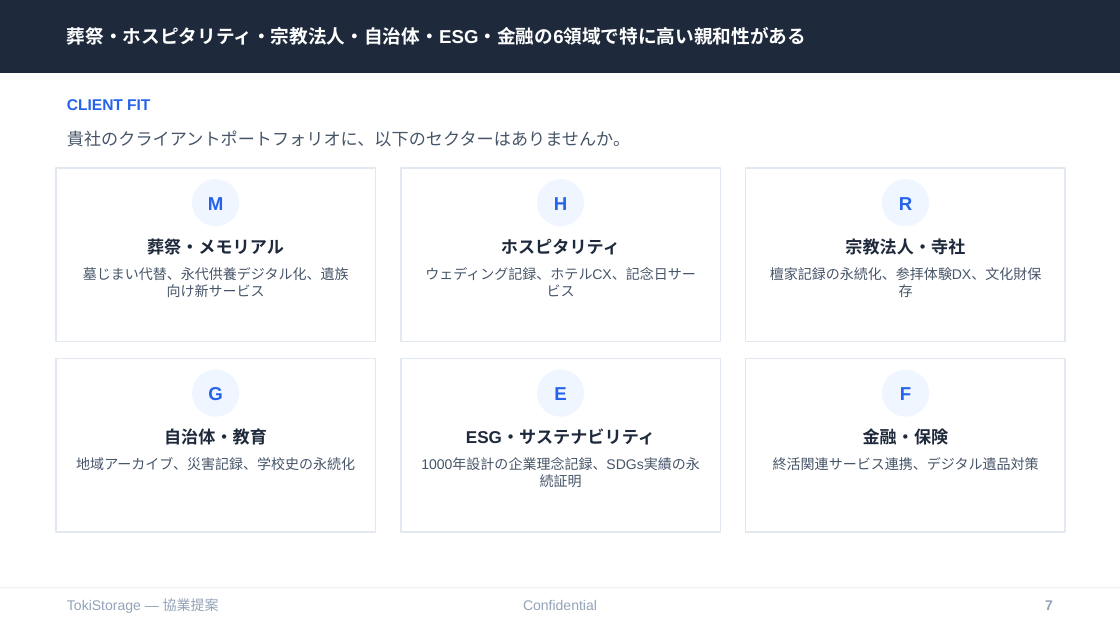
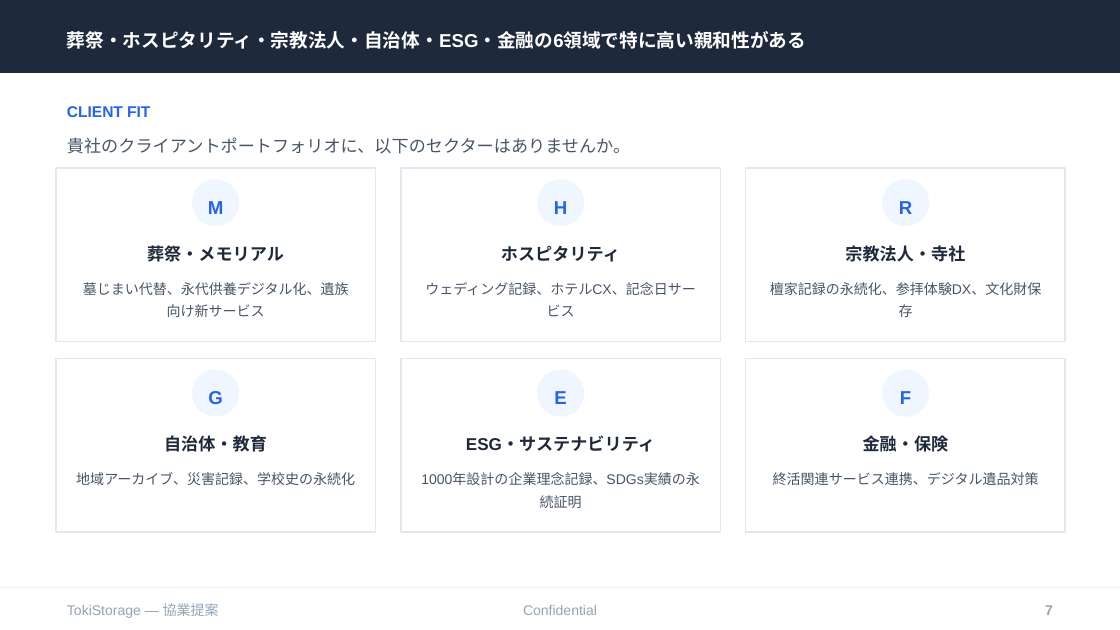
Before and after one commit to timeless-residents/pearlmemorial, a slide deck: slide 7 of toki/tokistorage-partnership-deck.pptx. Drawn at 1120x630 pixels with LibreOffice and Linux fonts; fonts in the diff are those of the drawing. Boxes give left, top, right and bottom in pixels: in the first picture for what was removed or moved away, otherwise in the second. Text is boxed around its words. In the diff, an @@ line names an element or a change of style, - is before the commit and + after.

```diff
--- a/toki/tokistorage-partnership-deck.pptx
+++ b/toki/tokistorage-partnership-deck.pptx
@@ text "墓じまい代替、永代供養デジタル化、遺族向け新サービス": place and size @@
-text "墓じまい代替、永代供養デジタル化、遺族向け新サービス" at box(83, 267, 349, 297)
+text "墓じまい代替、永代供養デジタル化、遺族向け新サービス" at box(83, 282, 349, 317)
@@ text "ウェディング記録、ホテルCX、記念日サービス": place and size @@
-text "ウェディング記録、ホテルCX、記念日サービス" at box(425, 267, 696, 297)
+text "ウェディング記録、ホテルCX、記念日サービス" at box(425, 282, 696, 317)
@@ text "檀家記録の永続化、参拝体験DX、文化財保存": place and size @@
-text "檀家記録の永続化、参拝体験DX、文化財保存" at box(770, 267, 1042, 297)
+text "檀家記録の永続化、参拝体験DX、文化財保存" at box(770, 282, 1042, 317)
@@ text "地域アーカイブ、災害記録、学校史の永続化": place and size @@
-text "地域アーカイブ、災害記録、学校史の永続化" at box(76, 457, 355, 470)
+text "地域アーカイブ、災害記録、学校史の永続化" at box(76, 472, 355, 485)
@@ text "1000年設計の企業理念記録、SDGs実績の永続証明": place and size @@
-text "1000年設計の企業理念記録、SDGs実績の永続証明" at box(421, 458, 700, 470)
+text "1000年設計の企業理念記録、SDGs実績の永続証明" at box(421, 473, 700, 485)
@@ line spacing 1 to 1.35 in 24 elements at box(67, 31, 806, 49), box(67, 106, 150, 117), box(67, 137, 630, 154), box(208, 201, 224, 214), box(147, 245, 284, 262), box(554, 201, 567, 214), box(501, 246, 620, 262), box(899, 201, 912, 214), box(845, 245, 965, 262), box(208, 391, 222, 404), box(164, 435, 267, 452), box(554, 391, 566, 404), box(466, 436, 655, 452), box(900, 391, 911, 404), box(863, 435, 949, 452), box(67, 603, 219, 618), box(523, 605, 597, 615), box(1045, 605, 1053, 615), box(83, 282, 349, 317), box(425, 282, 696, 317), box(770, 282, 1042, 317), box(76, 472, 355, 485), box(421, 473, 700, 485), box(773, 472, 1039, 485) @@
@@ text "終活関連サービス連携、デジタル遺品対策": place and size @@
-text "終活関連サービス連携、デジタル遺品対策" at box(773, 457, 1039, 470)
+text "終活関連サービス連携、デジタル遺品対策" at box(773, 472, 1039, 485)
```
Also in this commit, not shown: 9 other slides changed, 4 other files.
